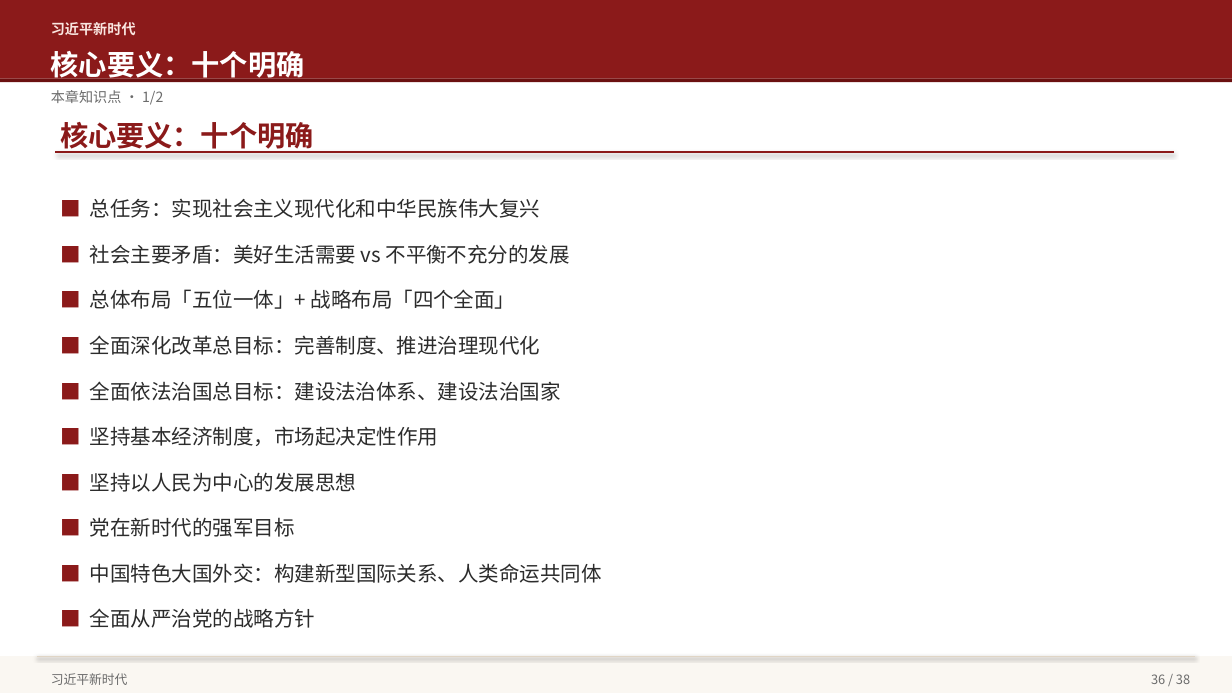
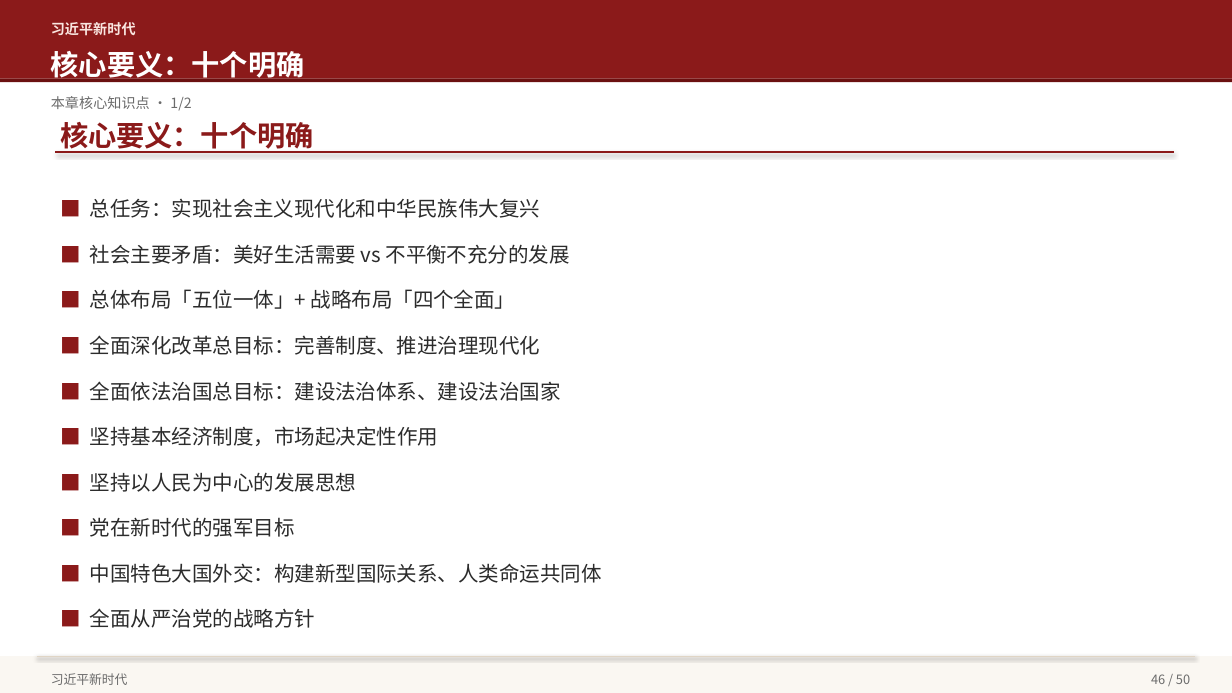
Before and after one commit to hsy358/obsidian-vault, a slide deck: slide 46 of 03-资源/PPT/毛泽东思想和中国特色社会主义理论体系概论 教学大纲概览.pptx (slide 36 before the commit). Drawn at 1232x693 pixels with LibreOffice and Linux fonts; fonts in the diff are those of the drawing. Boxes give left, top, right and bottom in pixels: in the first picture for what was removed or moved away, otherwise in the second. Text is boxed around its words. In the diff, an @@ line names an element or a change of style, - is before the commit and + after.

```diff
--- a/03-资源/PPT/毛泽东思想和中国特色社会主义理论体系概论 教学大纲概览.pptx
+++ b/03-资源/PPT/毛泽东思想和中国特色社会主义理论体系概论 教学大纲概览.pptx
@@ text at (51,96,191,110): text changed @@
-本章知识点 · 1/2
+本章核心知识点 · 1/2
@@ text at (1151,674,1190,684): text changed @@
-36 / 38
+46 / 50
```
Also in this commit, not shown: 37 other slides changed, 13 slides added.
